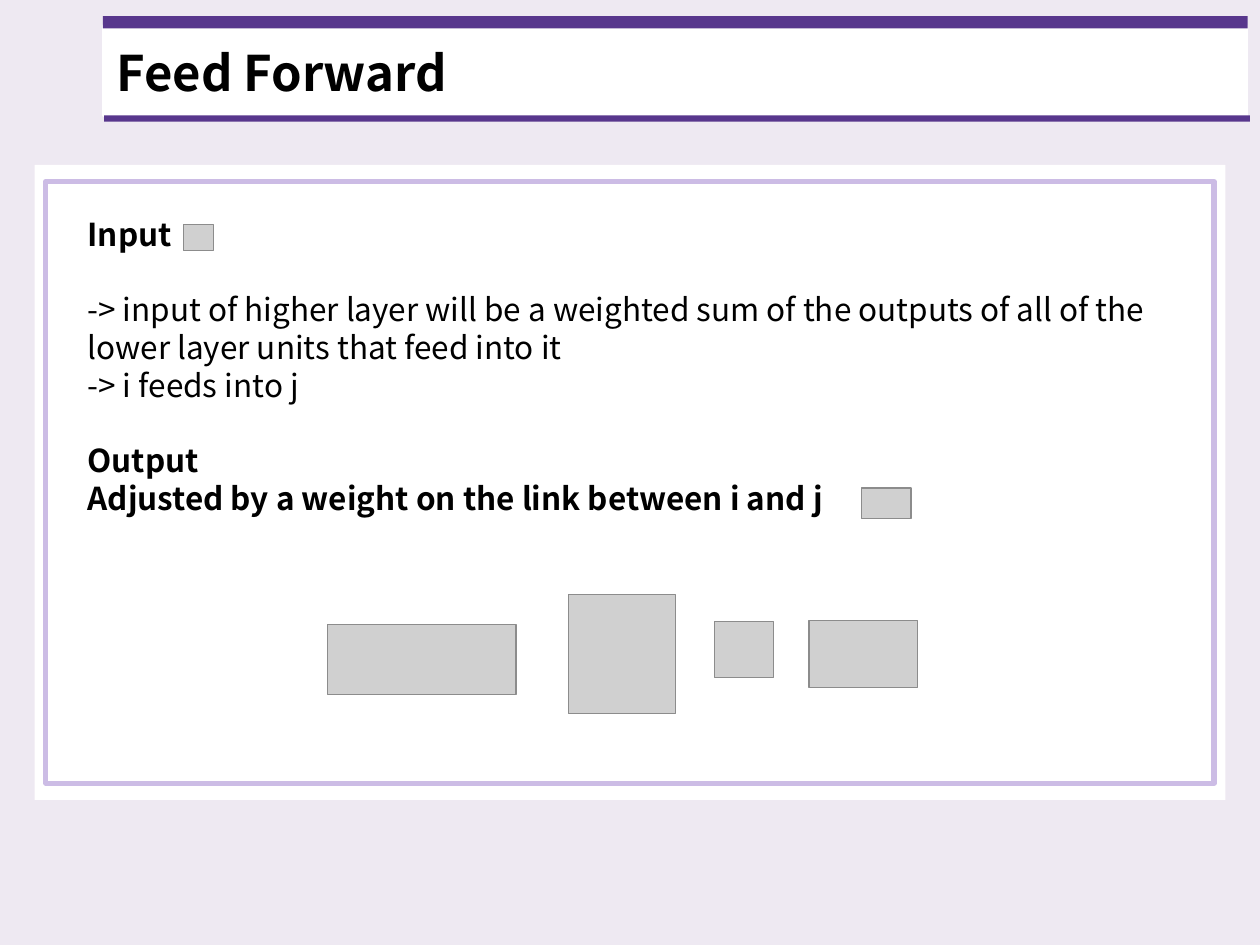
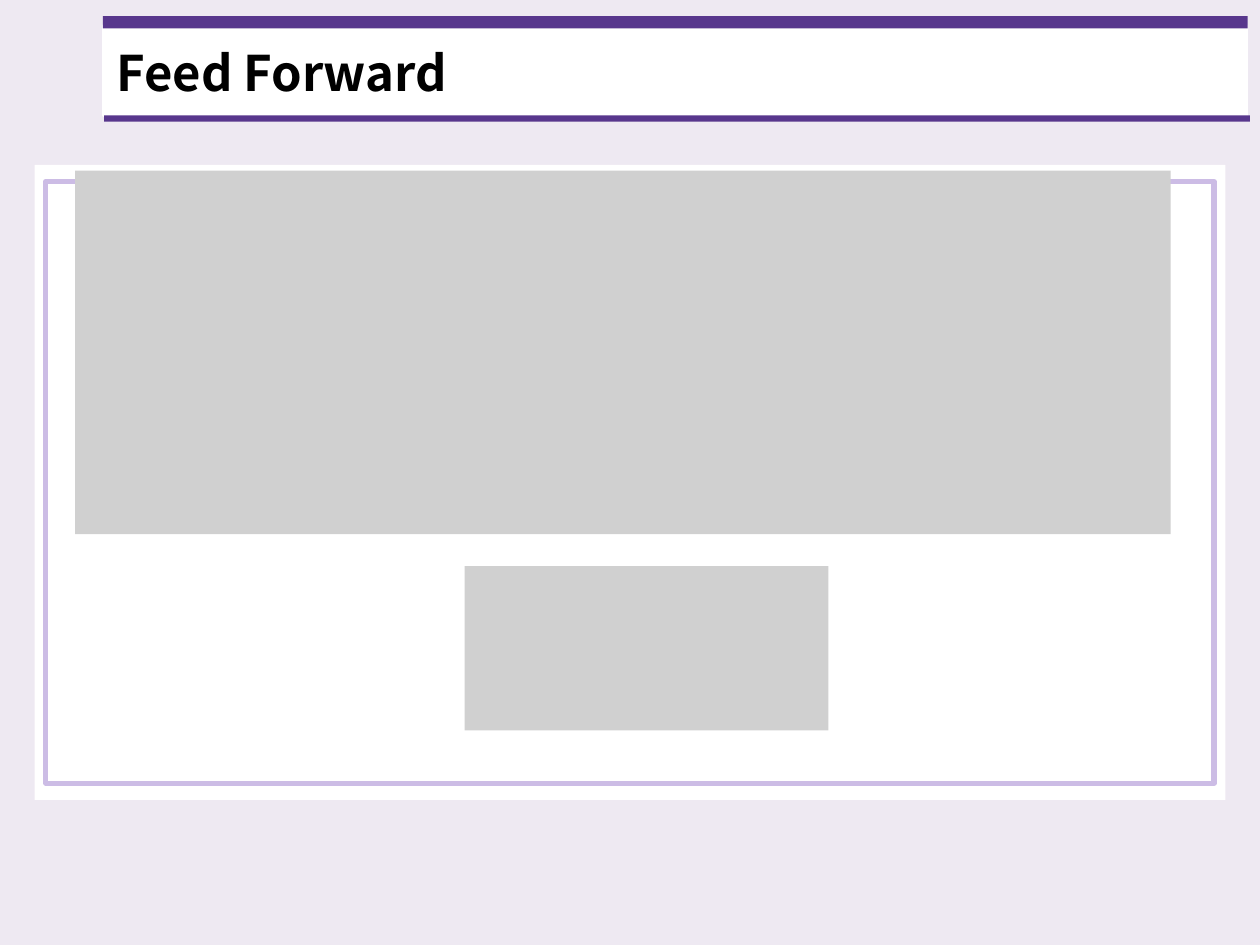
Before and after one commit to standing-o/Machine_Learning_Paper_Review, a slide deck: slide 4 of Paper.3_Back-Propagation/20201110_Paper3_Back-Propagation.pptx. Drawn at 1260x945 pixels with LibreOffice and Linux fonts; fonts in the diff are those of the drawing; grey boxes stand for pictures; background and template pictures are left out. Boxes give left, top, right and bottom in pixels: in the first picture for what was removed or moved away, otherwise in the second. Text is boxed around its words. In the diff, an @@ line names an element or a change of style, - is before the commit and + after.

Commit message:
20201124

```diff
--- a/Paper.3_Back-Propagation/20201110_Paper3_Back-Propagation.pptx
+++ b/Paper.3_Back-Propagation/20201110_Paper3_Back-Propagation.pptx
@@ picture added at [76, 170, 1171, 533] @@
@@ text removed at [88, 222, 1144, 518] @@
-Input
--> input of higher layer will be a weighted sum of the outputs of all of the lower layer units that feed into it
--> i feeds into j
-Output
-Adjusted by a weight on the link between i and j
@@ picture removed at [184, 224, 214, 251] @@
@@ picture removed at [862, 488, 911, 518] @@
@@ picture added at [465, 566, 829, 730] @@
@@ picture removed at [568, 595, 675, 713] @@
@@ picture removed at [328, 625, 517, 694] @@
@@ picture removed at [714, 621, 774, 678] @@
@@ picture removed at [809, 620, 917, 687] @@
```
Also in this commit, not shown: 5 other slides changed.
